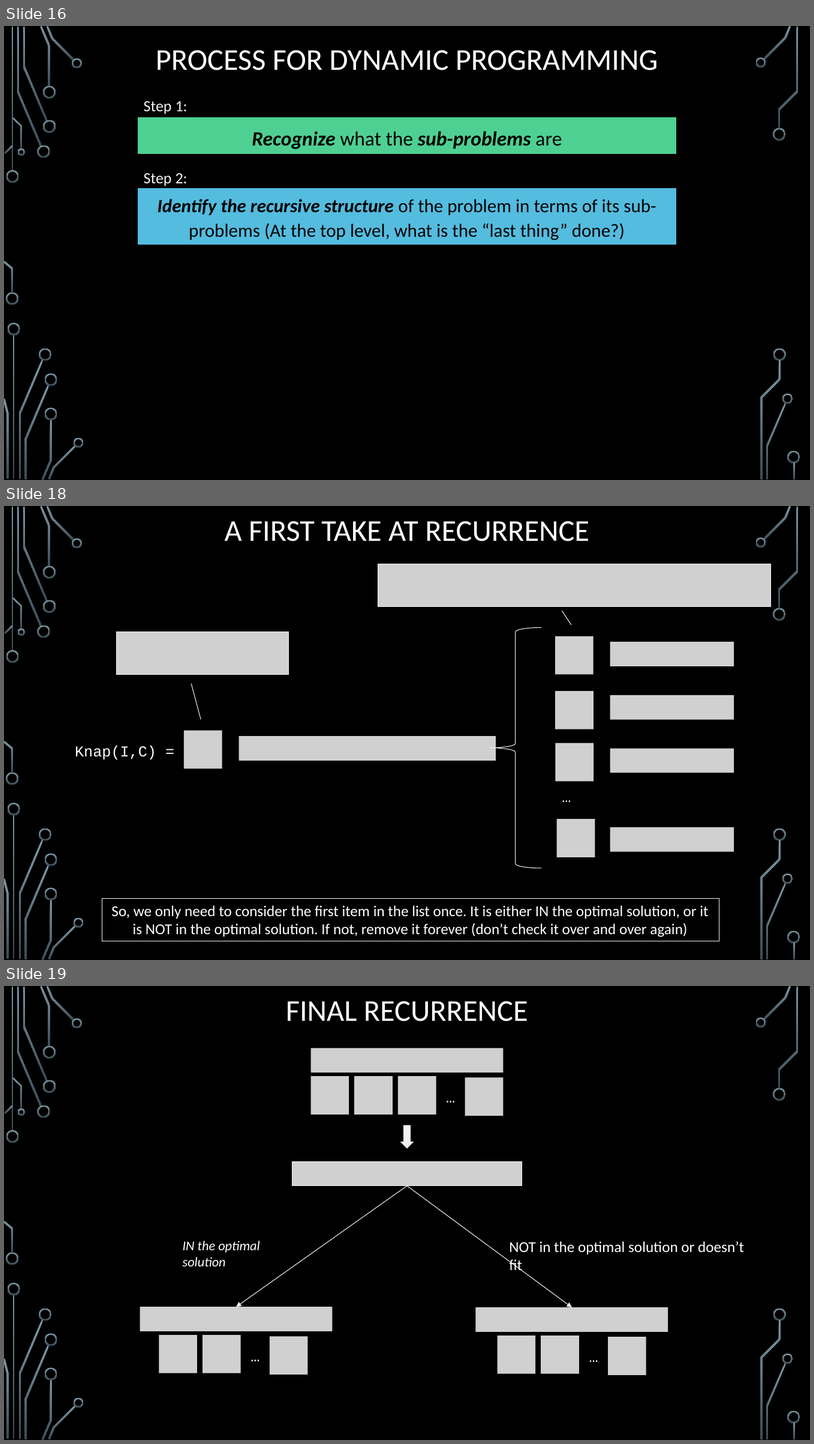
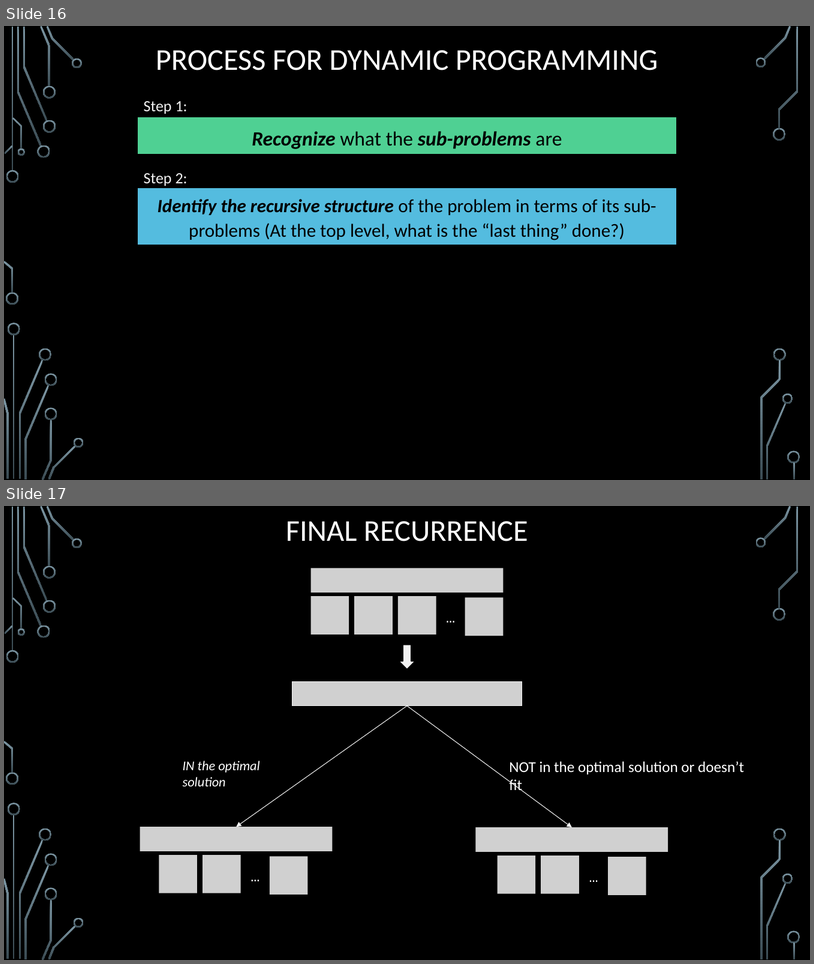
Before and after one commit to markfloryan/dsa2, a slide deck: slides/05-4-DPKnapsack.pptx. Shown one above the other, each under a label of ours: slides 16, 18 and 19 before the commit, slides 16 and 17 after it; the slides between them are not shown. The pictures are 814x1444 and 814x964 pixels, drawn with LibreOffice and Linux fonts; fonts in the diff are those of the drawing; grey boxes stand for pictures; background and template pictures are left out. Boxes give left, top, right and bottom in pixels: in the first picture for what was removed or moved away, otherwise in the second. Text is boxed around its words. In the diff, an @@ line names an element or a change of style, - is before the commit and + after.

Commit message:
slides

```diff
--- a/slides/05-4-DPKnapsack.pptx
+++ b/slides/05-4-DPKnapsack.pptx
@@ slide 18 removed at bbox=[4, 506, 810, 960], background picture (left out); not listed: 36 template elements that a slide beside it also shows @@
@@ title removed at bbox=[225, 521, 590, 541] @@
-A FIRST TAKE AT RECURRENCE
@@ picture removed at bbox=[378, 564, 771, 606] @@
@@ line removed from (572, 625) to (563, 610) @@
@@ group removed at bbox=[75, 628, 735, 868]: 10 pictures, 2 texts, 1 left brace @@
-Knap(I,C) =
-…
@@ picture removed at bbox=[117, 632, 289, 675] @@
@@ line removed from (192, 683) to (201, 720) @@
@@ rectangle removed at bbox=[102, 898, 720, 941] @@
-So, we only need to consider the first item in the list once. It is either IN the optimal solution, or it is NOT in the optimal solution. If not, remove it forever (don’t check it over and over again)
@@ what was slide 19 is now slide 17 @@
```
Also in this commit, not shown: 1 other slide removed, 1 other file.
